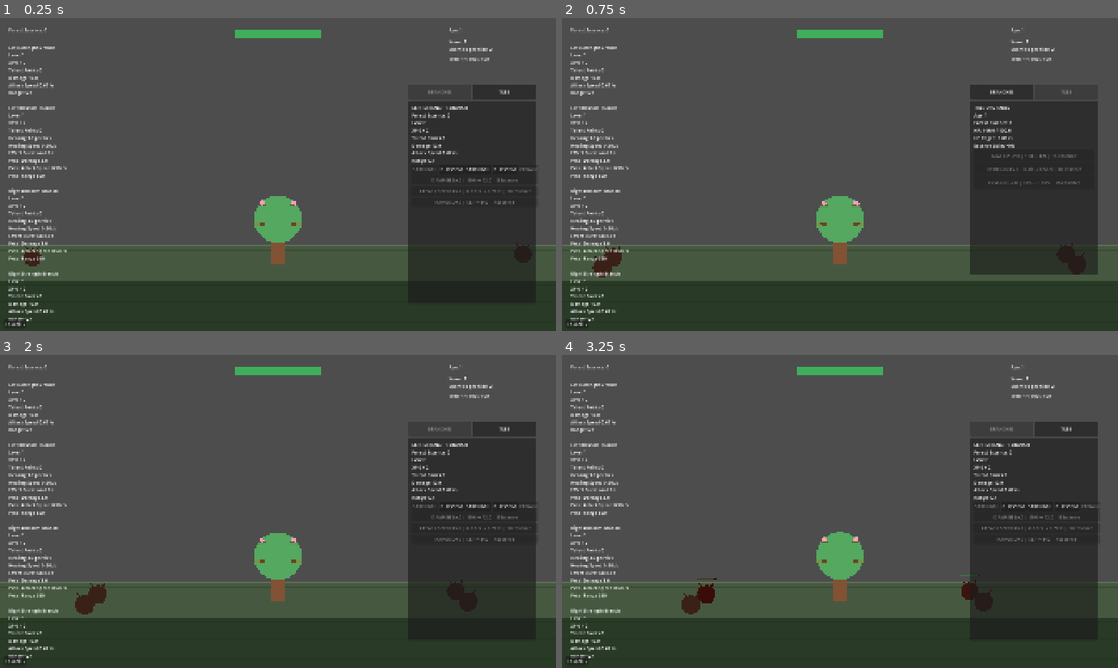
Above: before the commit, frames 1-4 (two rows, left to right).
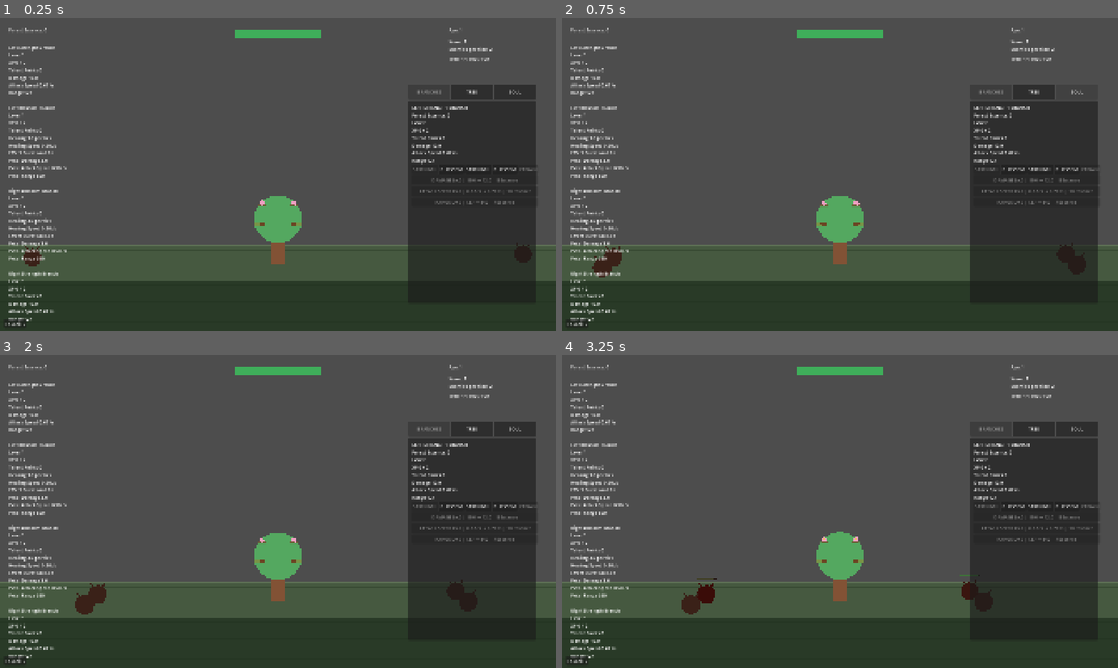
Above: after the commit, the same moments.

Repository: Triggggie/tree-guardian
Game: Godot game, scene res://scenes/main_world.tscn
Two runs of this game, one before a commit and one after it. Both use one fixed random seed, a clock stepped at 60 frames per second and the inputs below.
Inputs (mouse positions are in pixels of both pictures, inside the frame that each line leads up to):
- Up to frame 1 (0.25 s): no input
- Up to frame 2 (0.75 s): click (1079, 93) at 0.5 s, where only the run after the commit has a clickable "SOUL"
- Up to frame 3 (2 s): click (439, 430) at 1.25 s, where only the run before the commit has a clickable "BRANCHES"
- Up to frame 4 (3.25 s): click "BLOSSOM" at 2 s; click "STRENGTH" at 2.75 s

The runs differ from the first frame. In frame 1, 0.1% of the frame differs, in the area x 75-94%, y 21-26%; in frame 2, 1.5%, in the area x 73-97%, y 21-84%; in frame 3, 0.1%; in frame 4, 0.1%.

Commit message:
Add Tree Soul tab button

Diff:
--- a/scenes/main_world.tscn
+++ b/scenes/main_world.tscn
@@ -249,6 +249,11 @@
 size_flags_horizontal = 3
 text = "TREE"
 
+[node name="SoulTabButton" type="Button" parent="UI/UpgradeTabs" unique_id=1733185821]
+layout_mode = 2
+size_flags_horizontal = 3
+text = "SOUL"
+
 [node name="TalentScreen" parent="UI" unique_id=1619679837 instance=ExtResource("14_liqfm")]
 
 [node name="TalentsButton" type="Button" parent="UI" unique_id=1766834317]
